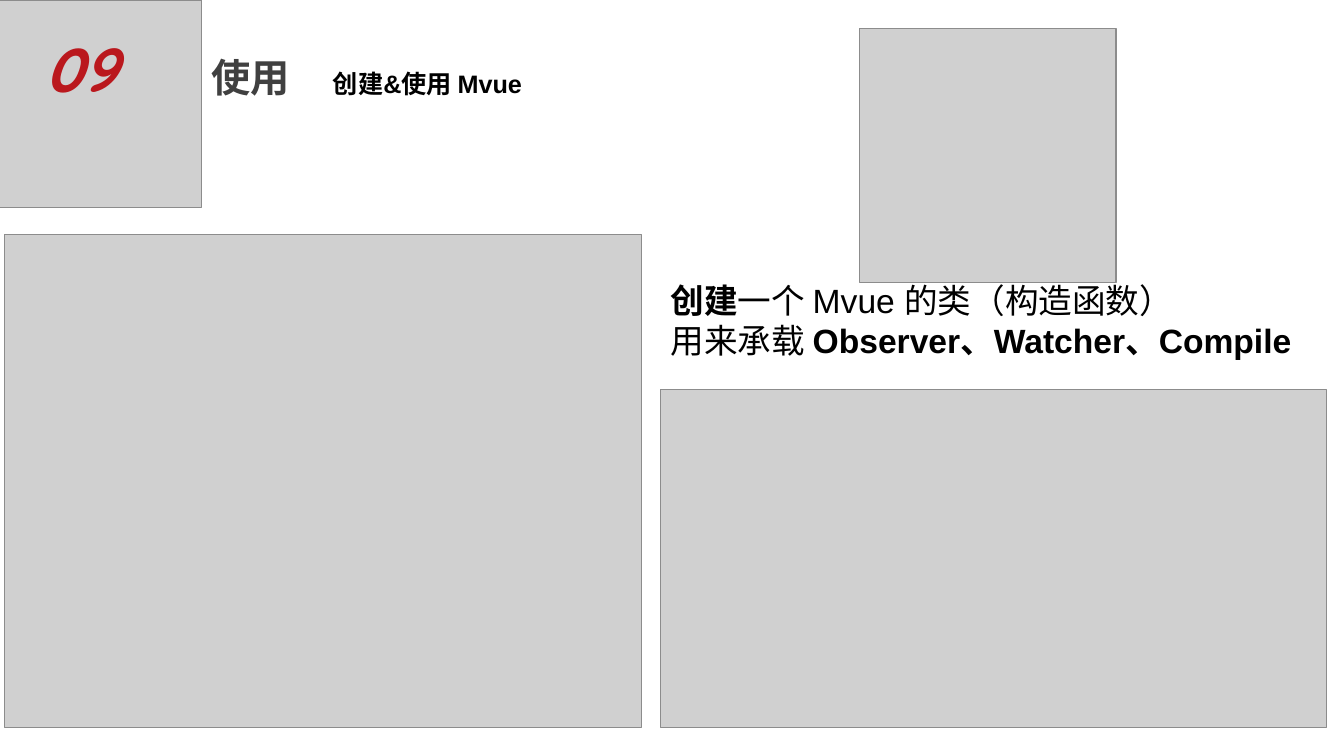
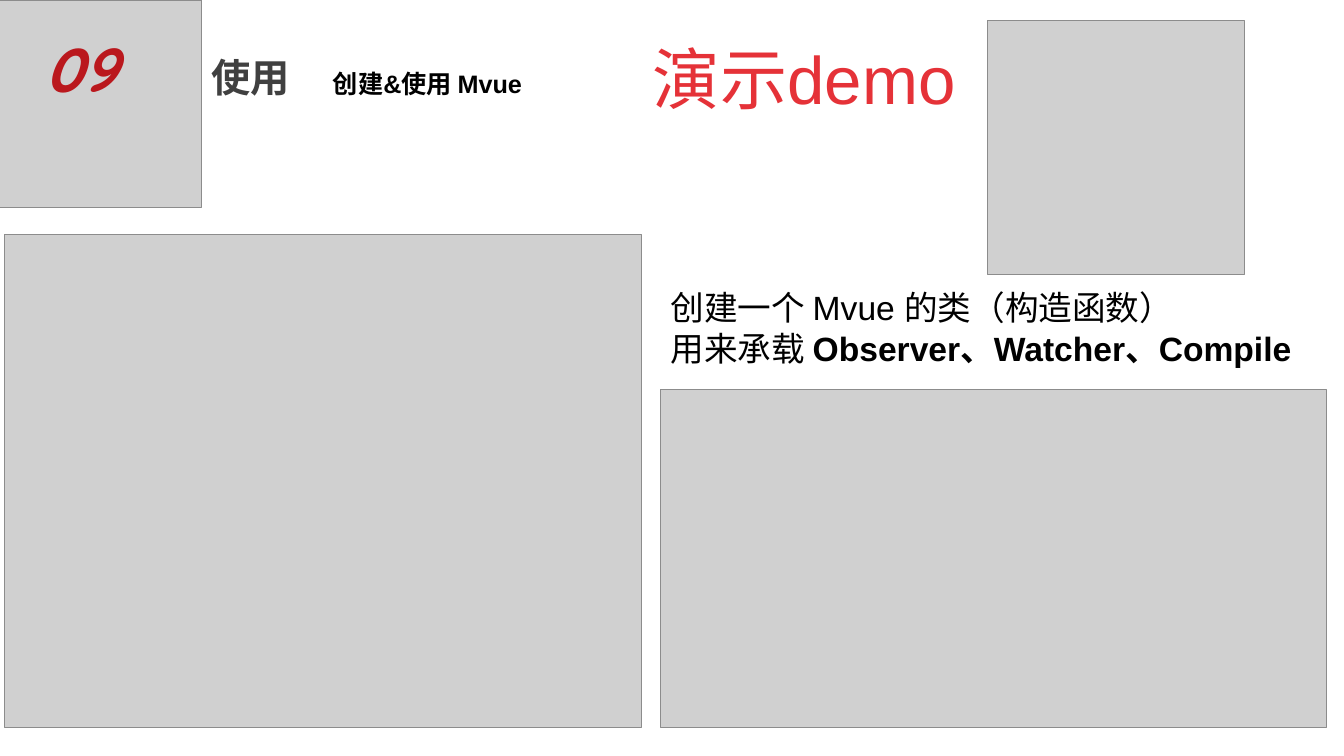
Before and after one commit to JackieDYH/DemoTest, a slide deck: slide 10 of vue测试/双向绑定/Vue双向绑定原理及实现-数据响应式原理-代应豪.pptx. Drawn at 1344x756 pixels with LibreOffice and Linux fonts; fonts in the diff are those of the drawing; grey boxes stand for pictures; background and template pictures are left out. Boxes give left, top, right and bottom in pixels: in the first picture for what was removed or moved away, otherwise in the second. Text is boxed around its words. In the diff, an @@ line names an element or a change of style, - is before the commit and + after.

```diff
--- a/vue测试/双向绑定/Vue双向绑定原理及实现-数据响应式原理-代应豪.pptx
+++ b/vue测试/双向绑定/Vue双向绑定原理及实现-数据响应式原理-代应豪.pptx
@@ picture: place and size @@
-picture at <box>860,28,1116,282</box>
+picture at <box>988,20,1244,274</box>
@@ text added at <box>653,47,955,110</box>, 48 pt, text gradient #7C1013 to #E53238 to #EF8488 @@
+演示demo
@@ text "创建一个 Mvue 的类（构造函数）": place and size @@
-text "创建一个 Mvue 的类（构造函数）" at <box>671,278,1292,360</box>
+text "创建一个 Mvue 的类（构造函数）" at <box>671,291,1292,368</box>
@@ text at <box>671,291,1173,323</box>: bold off in "创建一个" @@
```
Also in this commit, not shown: 8 other slides changed.
